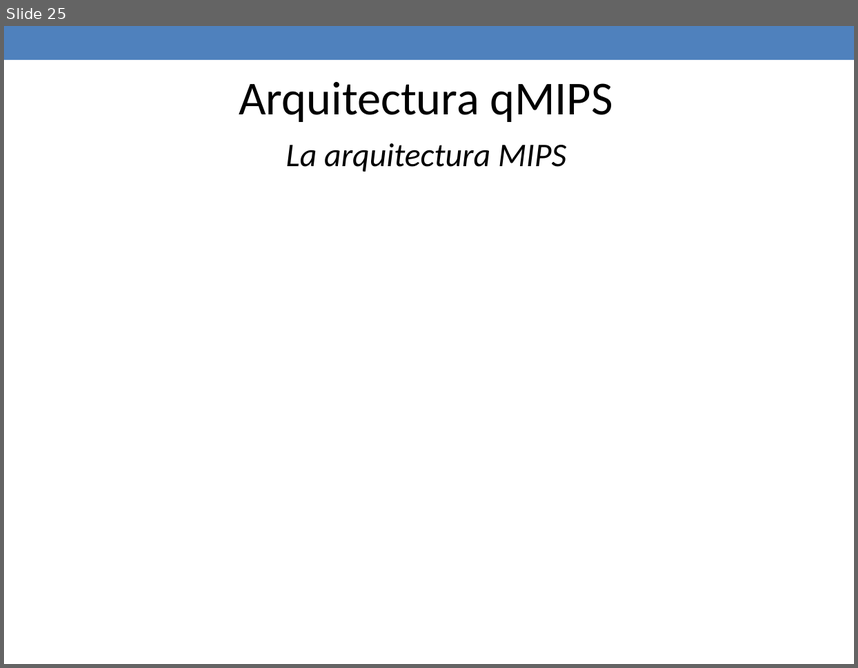
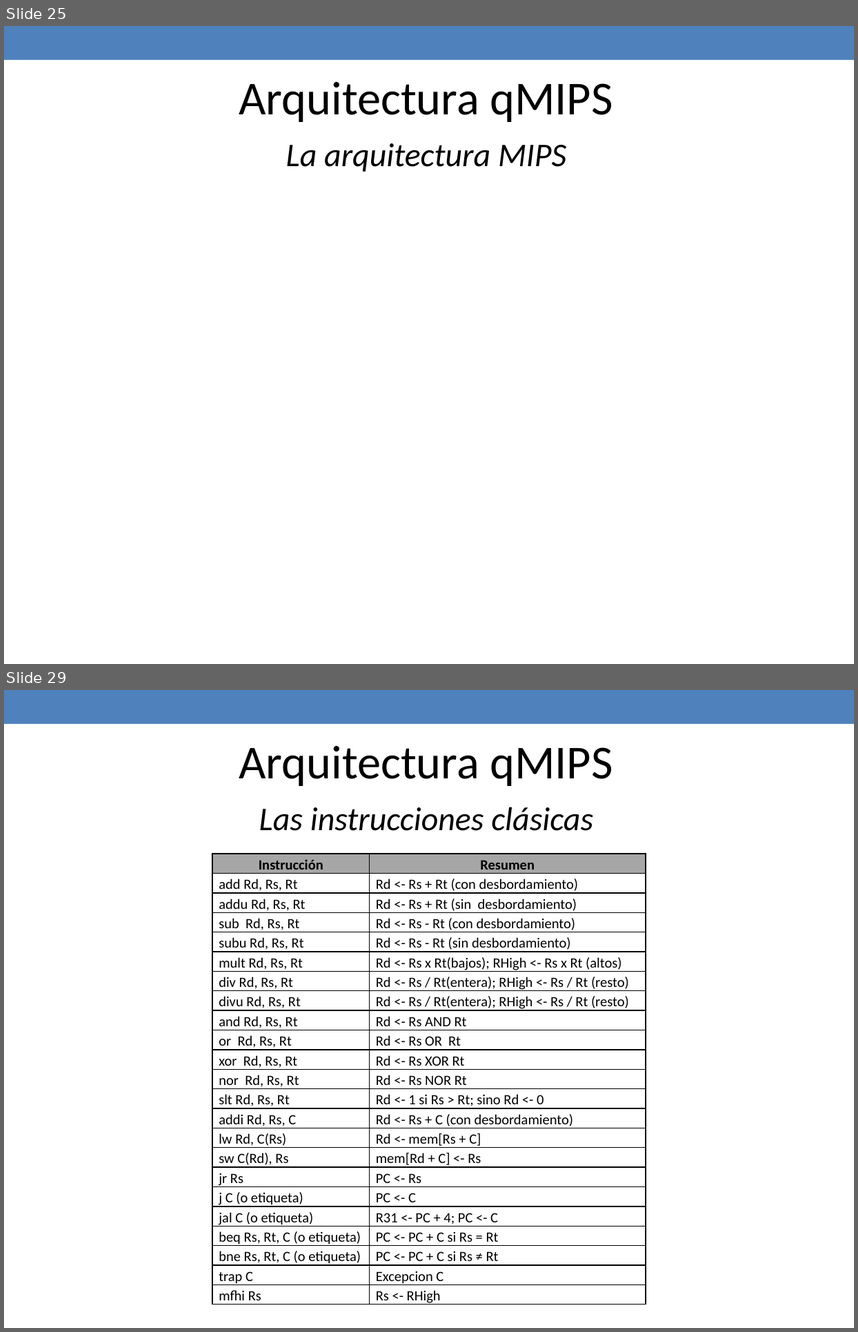
Before and after one commit to jaimecp89/qMIPS101, a slide deck: qMIPS/doc/Presentacion PFC.pptx. Shown one above the other, each under a label of ours: slide 25 before the commit, slides 25 and 29 after it; the slides between them are not shown. The pictures are 858x668 and 858x1332 pixels, drawn with LibreOffice and Linux fonts; fonts in the diff are those of the drawing. Boxes give left, top, right and bottom in pixels: in the first picture for what was removed or moved away, otherwise in the second. Text is boxed around its words. In the diff, an @@ line names an element or a change of style, - is before the commit and + after.

```diff
--- a/qMIPS/doc/Presentacion PFC.pptx
+++ b/qMIPS/doc/Presentacion PFC.pptx
@@ slide 29 added at (x1=4, y1=690, x2=854, y2=1328), background #FFFFFF; not listed: 1 template element that a slide beside it also shows @@
@@ text added at (x1=239, y1=746, x2=613, y2=786), 40 pt, text #000000 @@
+Arquitectura qMIPS
@@ text added at (x1=259, y1=807, x2=593, y2=831), 28 pt, text #000000, italic @@
+Las instrucciones clásicas
@@ table added at (x1=212, y1=854, x2=646, y2=1307), 23 rows, 2 columns @@
+Instrucción | Resumen
+add Rd, Rs, Rt | Rd <- Rs + Rt (con desbordamiento)
+addu Rd, Rs, Rt | Rd <- Rs + Rt (sin desbordamiento)
+sub Rd, Rs, Rt | Rd <- Rs - Rt (con desbordamiento)
+subu Rd, Rs, Rt | Rd <- Rs - Rt (sin desbordamiento)
+mult Rd, Rs, Rt | Rd <- Rs x Rt(bajos); RHigh <- Rs x Rt (altos)
+div Rd, Rs, Rt | Rd <- Rs / Rt(entera); RHigh <- Rs / Rt (resto)
+divu Rd, Rs, Rt | Rd <- Rs / Rt(entera); RHigh <- Rs / Rt (resto)
+and Rd, Rs, Rt | Rd <- Rs AND Rt
+or Rd, Rs, Rt | Rd <- Rs OR Rt
+xor Rd, Rs, Rt | Rd <- Rs XOR Rt
+nor Rd, Rs, Rt | Rd <- Rs NOR Rt
+slt Rd, Rs, Rt | Rd <- 1 si Rs > Rt; sino Rd <- 0
+addi Rd, Rs, C | Rd <- Rs + C (con desbordamiento)
+lw Rd, C(Rs) | Rd <- mem[Rs + C]
+sw C(Rd), Rs | mem[Rd + C] <- Rs
+jr Rs | PC <- Rs
+j C (o etiqueta) | PC <- C
+jal C (o etiqueta) | R31 <- PC + 4; PC <- C
+beq Rs, Rt, C (o etiqueta) | PC <- PC + C si Rs = Rt
+bne Rs, Rt, C (o etiqueta) | PC <- PC + C si Rs ≠ Rt
+trap C | Excepcion C
+mfhi Rs | Rs <- RHigh
```
Also in this commit, not shown: 3 slides changed, 10 other slides added, 1 other file.
